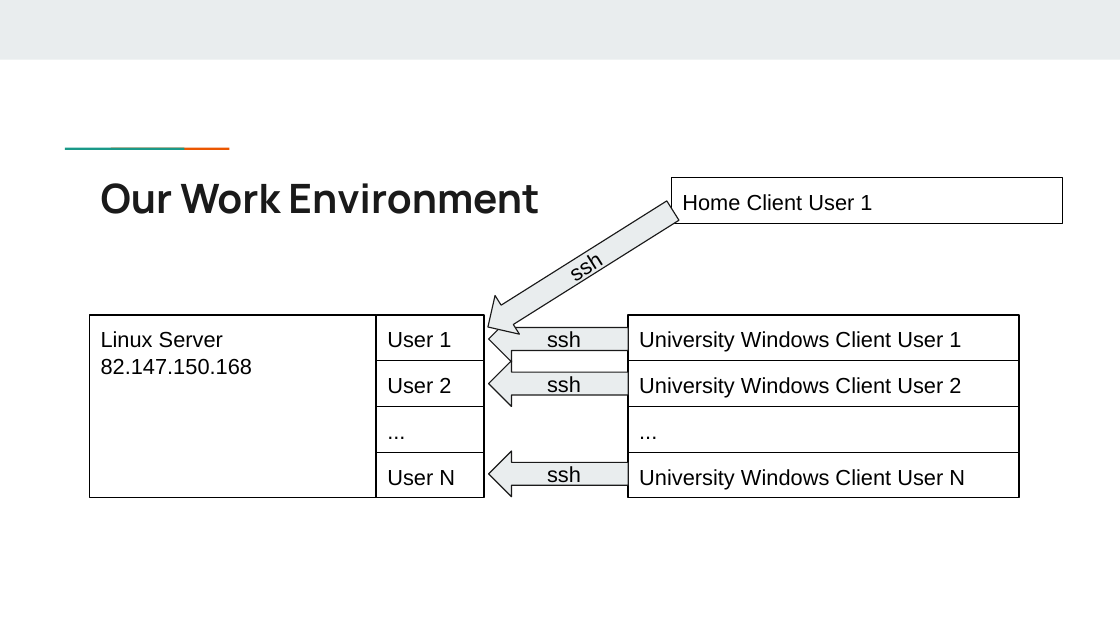
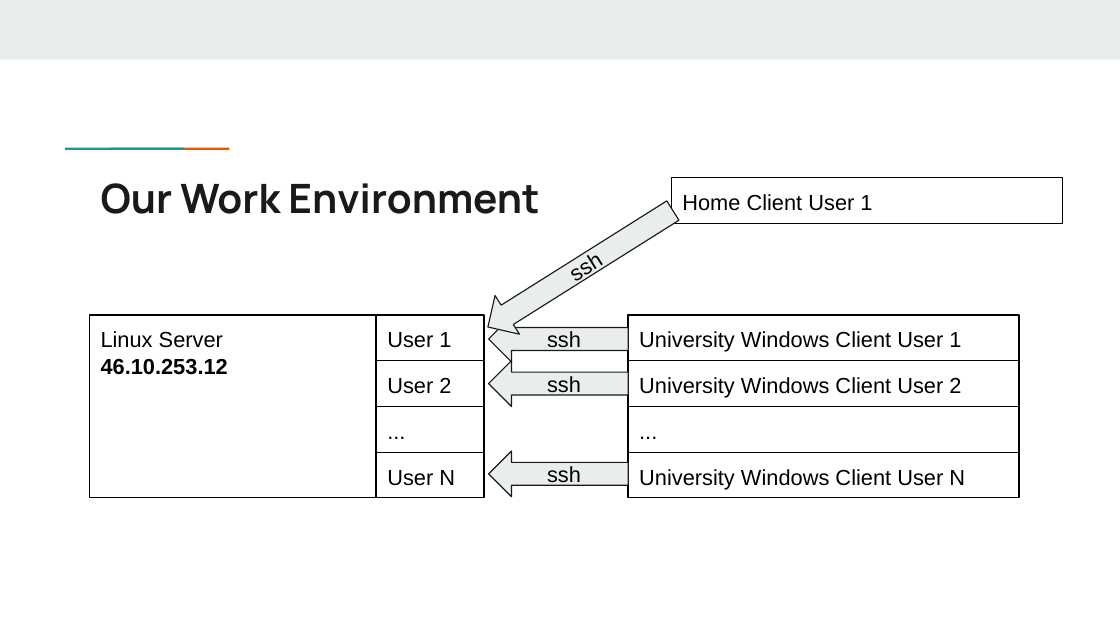
Before and after one commit to dimitarminchev/LSP, a slide deck: slide 3 of samples/01_Linux_Basics.pptx. Drawn at 1120x630 pixels with LibreOffice and Linux fonts; fonts in the diff are those of the drawing. Boxes give left, top, right and bottom in pixels: in the first picture for what was removed or moved away, otherwise in the second. Text is boxed around its words. In the diff, an @@ line names an element or a change of style, - is before the commit and + after.

```diff
--- a/samples/01_Linux_Basics.pptx
+++ b/samples/01_Linux_Basics.pptx
@@ text in rectangle at [101, 358, 228, 375]: text changed; bold on @@
-82.147.150.168
+46.10.253.12
```
Also in this commit, not shown: 3 other slides changed, 15 other files.
